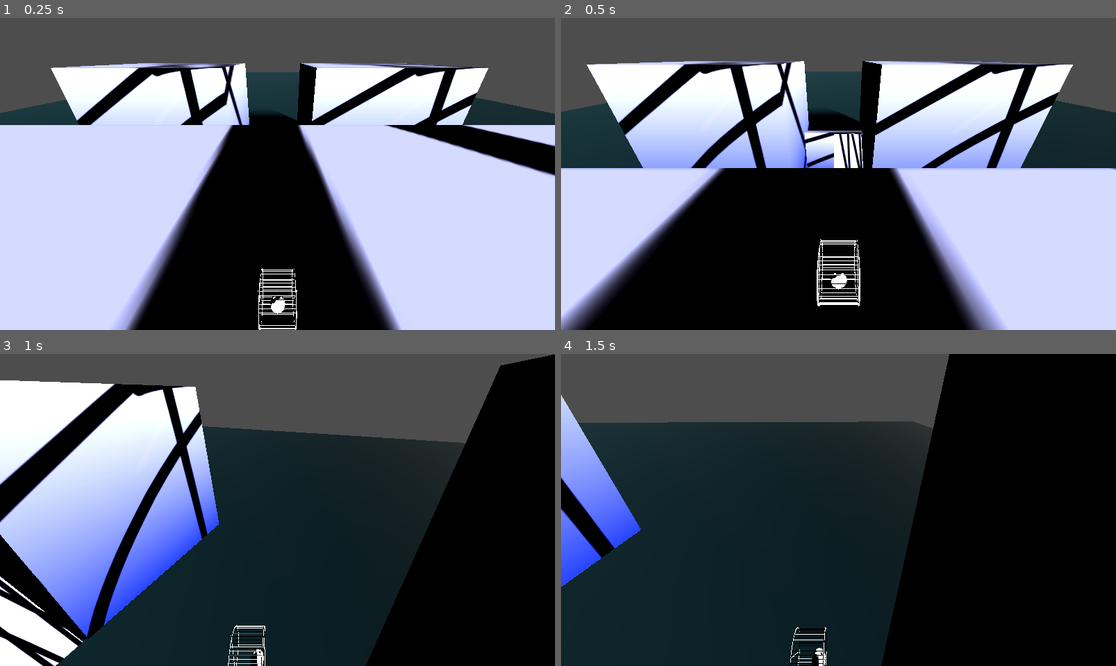
Above: before the commit, frames 1-4 (two rows, left to right).
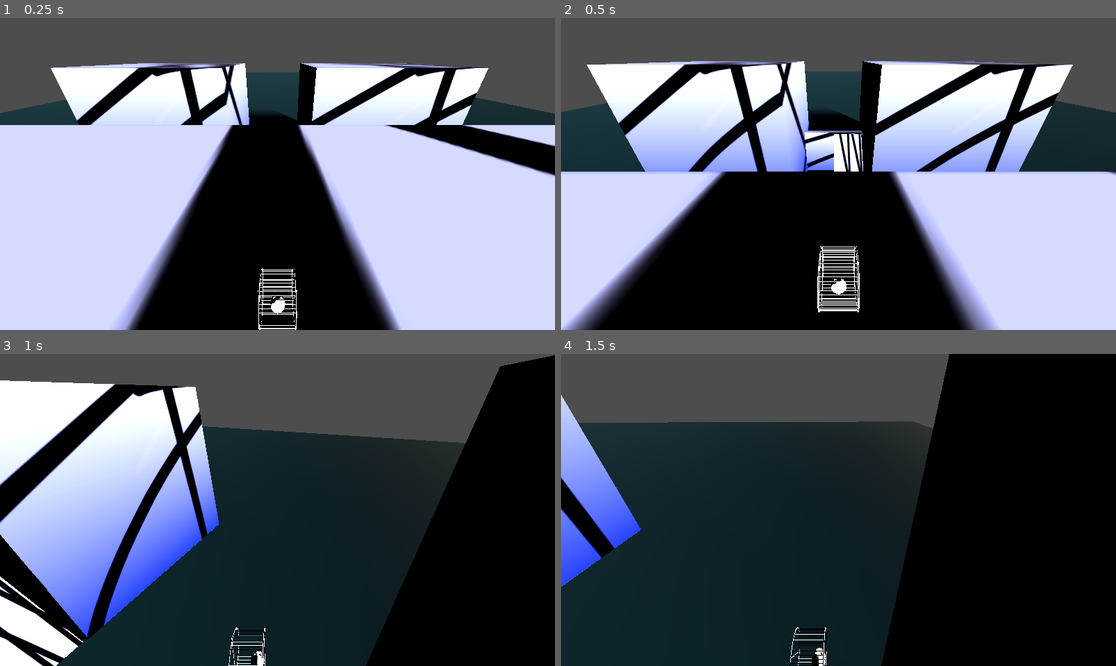
Above: after the commit, the same moments.

Repository: MlSHl/very-serious-gamejam
Game: Godot game, scene res://scenes/main.tscn
Same seed, same stepped clock (60 frames per second), same inputs: the game is played once before the commit and once after it.
Inputs:
- Up to frame 1 (0.25 s): no input
- Up to frame 2 (0.5 s): no input
- Up to frame 3 (1 s): hold D (right) from 0.53 s (still down)
- Up to frame 4 (1.5 s): release D (right) at 1.28 s; hold A (left) from 1.28 s (still down)

Frame 1 is identical in both runs. In frame 2, 7.7% of the frame differs, in the area x 0-100%, y 13-100%; in frame 3, 0.9%; in frame 4, less than 0.1%.

Commit message:
Added spawning system and added single shader

Diff:
--- a/scenes/marathon.tscn
+++ b/scenes/marathon.tscn
@@ -3,6 +3,15 @@
 [ext_resource type="PackedScene" uid="uid://bvchecf5a0r15" path="res://scenes/player.tscn" id="1_1bkos"]
 [ext_resource type="Script" uid="uid://cyrsj5jh34riq" path="res://scripts/marathon.gd" id="1_y0gav"]
 [ext_resource type="PackedScene" uid="uid://0884grb36qsr" path="res://assets/models/marathon assets/sidewalk fix marathon.glb" id="3_y0gav"]
+[ext_resource type="Shader" uid="uid://kwhwhvy2mrjf" path="res://shaders/cellshader.gdshader" id="4_lv3ga"]
+[ext_resource type="Texture2D" uid="uid://c78ibs20affqd" path="res://assets/models/marathon assets/sidewalk fix marathon_Cube.png" id="10_niwns"]
+
+[sub_resource type="ShaderMaterial" id="ShaderMaterial_wejfl"]
+render_priority = 0
+shader = ExtResource("4_lv3ga")
+shader_parameter/tex = ExtResource("10_niwns")
+shader_parameter/shadow_color = Color(0, 0, 0, 1)
+shader_parameter/threshold = 0.01
 
 [node name="Marathon" type="Node3D" unique_id=702202424]
 script = ExtResource("1_y0gav")
@@ -13,7 +22,12 @@
 [node name="marathon layout" parent="." unique_id=1880311007 instance=ExtResource("3_y0gav")]
 transform = Transform3D(1, 0, 0, 0, 1, 0, 0, 0, 1, -32.879997, 21.250275, 725.5831)
 
+[node name="bridge " parent="marathon layout" index="0" unique_id=1493384801]
+surface_material_override/9 = SubResource("ShaderMaterial_wejfl")
+
 [node name="DirectionalLight3D" type="DirectionalLight3D" parent="." unique_id=432614920]
 transform = Transform3D(-0.7855315, 0.39286572, 0.47811797, -0.41637245, -0.90712583, 0.06129231, 0.4577928, -0.15092812, 0.87615436, 52.7072, 203.97012, 719.84644)
 light_color = Color(1, 1, 0.9372549, 1)
 shadow_enabled = true
+
+[editable path="marathon layout"]
--- a/scenes/player.tscn
+++ b/scenes/player.tscn
@@ -64,6 +64,7 @@
 shader_parameter/threshold = 0.01
 
 [node name="player" type="CharacterBody3D" unique_id=1076470779]
+floor_max_angle = 1.1868238
 script = ExtResource("1_3vyb7")
 
 [node name="CollisionShape3D" type="CollisionShape3D" parent="." unique_id=1392066775]
@@ -75,52 +76,52 @@
 
 [node name="wheel" parent="." unique_id=497356792 instance=ExtResource("2_g2els")]
 
-[node name="Right Rim" parent="wheel" index="0" unique_id=803617691]
+[node name="Right Rim" parent="wheel" index="0" unique_id=1240841582]
 surface_material_override/0 = SubResource("ShaderMaterial_dqkch")
 
-[node name="Rungs" parent="wheel" index="1" unique_id=1955941831]
+[node name="Rungs" parent="wheel" index="1" unique_id=528438290]
 surface_material_override/0 = SubResource("ShaderMaterial_qlg0r")
 
-[node name="Right Axle Mount" parent="wheel" index="2" unique_id=2137826279]
+[node name="Right Axle Mount" parent="wheel" index="2" unique_id=999816629]
 surface_material_override/0 = SubResource("ShaderMaterial_tuyoq")
 
-[node name="Left Rim" parent="wheel" index="3" unique_id=301334924]
+[node name="Left Rim" parent="wheel" index="3" unique_id=584185836]
 surface_material_override/0 = SubResource("ShaderMaterial_fjrip")
 
-[node name="Left Axle Mount" parent="wheel" index="4" unique_id=897583943]
+[node name="Left Axle Mount" parent="wheel" index="4" unique_id=281421878]
 surface_material_override/0 = SubResource("ShaderMaterial_smehm")
 
-[node name="Arm Support" parent="wheel" index="5" unique_id=2013401345]
+[node name="Arm Support" parent="wheel" index="5" unique_id=526917924]
 visible = false
 surface_material_override/0 = SubResource("ShaderMaterial_ur7pv")
 
-[node name="Left Arm" parent="wheel" index="6" unique_id=792587244]
+[node name="Left Arm" parent="wheel" index="6" unique_id=533792808]
 visible = false
 surface_material_override/0 = SubResource("ShaderMaterial_y4r1p")
 
-[node name="Right Arm" parent="wheel" index="7" unique_id=916235670]
+[node name="Right Arm" parent="wheel" index="7" unique_id=1473570104]
 visible = false
 surface_material_override/0 = SubResource("ShaderMaterial_d2wvv")
 
 [node name="hamster" parent="." unique_id=495291500 instance=ExtResource("4_dqkch")]
 transform = Transform3D(-1, 0, -8.742278e-08, 0, 1, 0, 8.742278e-08, 0, -1, 0.00076311827, -0.078470215, -0.00579552)
 
-[node name="Ears" parent="hamster" index="0" unique_id=1500551575]
+[node name="Ears" parent="hamster" index="0" unique_id=1207239576]
 surface_material_override/0 = SubResource("ShaderMaterial_3v2ag")
 
-[node name="Tail" parent="hamster" index="1" unique_id=248293125]
+[node name="Tail" parent="hamster" index="1" unique_id=2147117272]
 surface_material_override/0 = SubResource("ShaderMaterial_3v2ag")
 
-[node name="Eyes" parent="hamster" index="2" unique_id=1466422600]
+[node name="Eyes" parent="hamster" index="2" unique_id=742618083]
 surface_material_override/0 = SubResource("ShaderMaterial_3v2ag")
 
-[node name="Nose" parent="hamster" index="3" unique_id=79534016]
+[node name="Nose" parent="hamster" index="3" unique_id=941786160]
 surface_material_override/0 = SubResource("ShaderMaterial_3v2ag")
 
-[node name="Body" parent="hamster" index="4" unique_id=1693510735]
+[node name="Body" parent="hamster" index="4" unique_id=1719970861]
 surface_material_override/0 = SubResource("ShaderMaterial_3v2ag")
 
-[node name="Feet" parent="hamster" index="5" unique_id=129945434]
+[node name="Feet" parent="hamster" index="5" unique_id=546862910]
 surface_material_override/0 = SubResource("ShaderMaterial_3v2ag")
 
 [editable path="wheel"]
--- a/scripts/marathon.gd
+++ b/scripts/marathon.gd
@@ -3,7 +3,8 @@
 
 # Called when the node enters the scene tree for the first time.
 func _ready() -> void:
-	SceneTransition._fade_from_white()
+	#SceneTransition._fade_from_white()
+	pass
 
 
 # Called every frame. 'delta' is the elapsed time since the previous frame.
--- a/scripts/player.gd
+++ b/scripts/player.gd
@@ -74,6 +74,13 @@
 	if abs(delta_hamster_len) >= MAX_HAMSTER_CHANGE:
 		hamster_len_change_sign *= -1
 	hamster.scale.z += 	hamster_len_change_sign * delta * HAMSTER_LEN_CHANGE_SPEED
+	if is_on_floor():
+		var floor_normal := get_floor_normal()
 
-	velocity.x = forward.x * SPEED
-	velocity.z = forward.z * SPEED
+		# Project forward movement onto the ramp/floor surface.
+		var ramp_forward := forward.slide(floor_normal).normalized()
+
+		velocity = ramp_forward * SPEED
+	else:
+		velocity.x = forward.x * SPEED
+		velocity.z = forward.z * SPEED
--- /dev/null
+++ b/shaders/new_shader_material.tres
@@ -0,0 +1,3 @@
+[gd_resource type="ShaderMaterial" format=3 uid="uid://c441ceebuimo0"]
+
+[resource]
